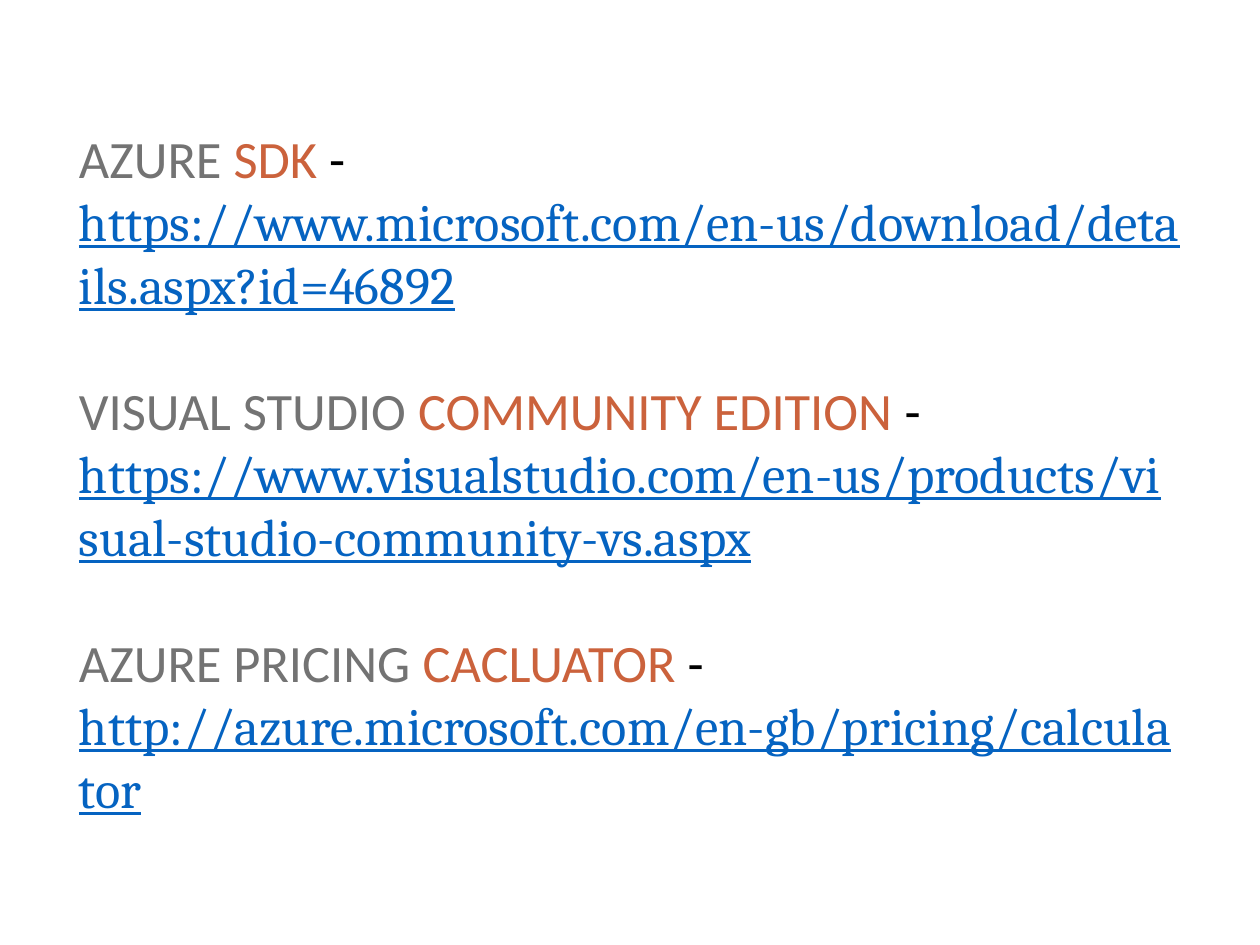
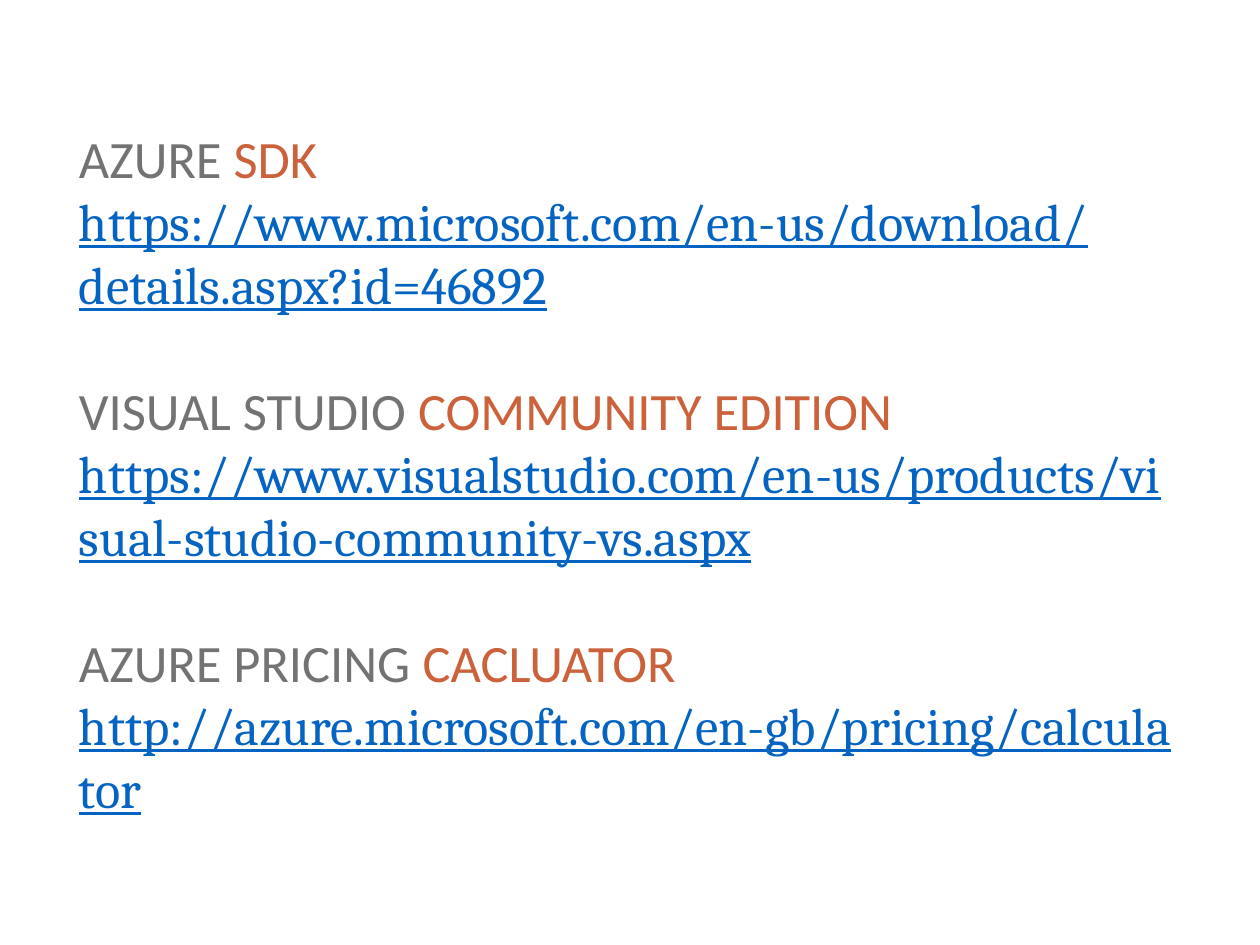
Before and after one commit to ritasker/Presentations-Archive, a slide deck: slide 2 of Current/Azure The Good Parts Web Apps/AzureTheGoodParts-WebApps.pptx. Drawn at 1260x945 pixels with LibreOffice and Linux fonts; fonts in the diff are those of the drawing; background and template pictures are left out. Boxes give left, top, right and bottom in pixels: in the first picture for what was removed or moved away, otherwise in the second. Text is boxed around its words. In the diff, an @@ line names an element or a change of style, - is before the commit and + after.

```diff
--- a/Current/Azure The Good Parts Web Apps/AzureTheGoodParts-WebApps.pptx
+++ b/Current/Azure The Good Parts Web Apps/AzureTheGoodParts-WebApps.pptx
@@ text at (x1=79, y1=144, x2=1171, y2=756): text changed @@
-AZURE SDK - https://www.microsoft.com/en-us/download/details.aspx?id=46892
-VISUAL STUDIO COMMUNITY EDITION - https://www.visualstudio.com/en-us/products/visual-studio-community-vs.aspx
-AZURE PRICING CACLUATOR - http://azure.microsoft.com/en-gb/pricing/calculator
+AZURE SDK
+https://www.microsoft.com/en-us/download/details.aspx?id=46892
+VISUAL STUDIO COMMUNITY EDITION https://www.visualstudio.com/en-us/products/visual-studio-community-vs.aspx
+AZURE PRICING CACLUATOR http://azure.microsoft.com/en-gb/pricing/calculator
```
Also in this commit, not shown: 2 slides added, 1 slide removed, 8 other files.
